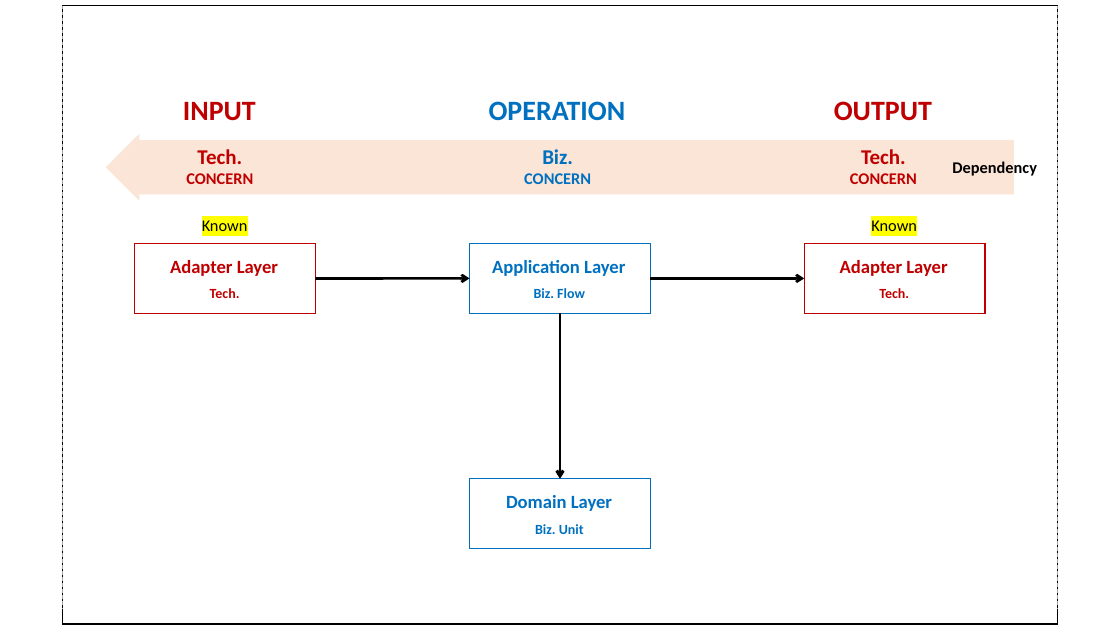
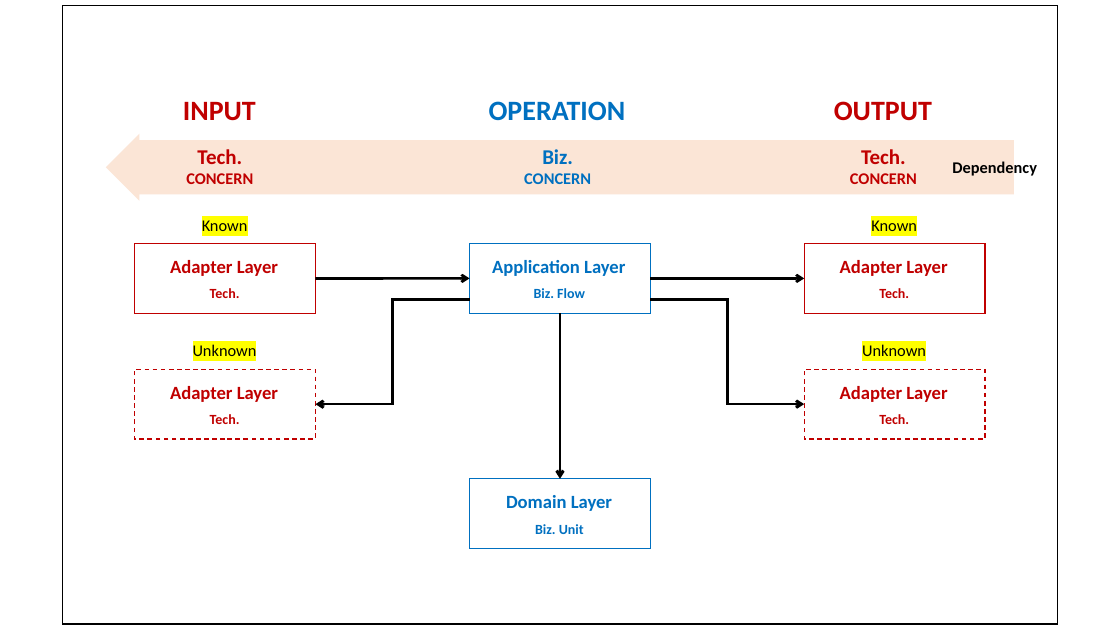
Before and after one commit to hhko/beyondcode, a slide deck: slide 13 of README.pptx (slide 11 before the commit). Drawn at 1120x630 pixels with LibreOffice and Linux fonts; fonts in the diff are those of the drawing. Boxes give left, top, right and bottom in pixels: in the first picture for what was removed or moved away, otherwise in the second. Text is boxed around its words. In the diff, an @@ line names an element or a change of style, - is before the commit and + after.

```diff
--- a/README.pptx
+++ b/README.pptx
@@ line removed from (62, 6) to (62, 608) @@
@@ line removed from (1058, 6) to (1058, 608) @@
@@ group added at (134, 300, 985, 439): 6 texts, 2 rectangles, 2 elbow arrows @@
+Adapter Layer
+Tech.
+Unknown
+Adapter Layer
+Tech.
+Unknown
```
Also in this commit, not shown: 17 other slides changed, 1 slide added, 20 other files.
